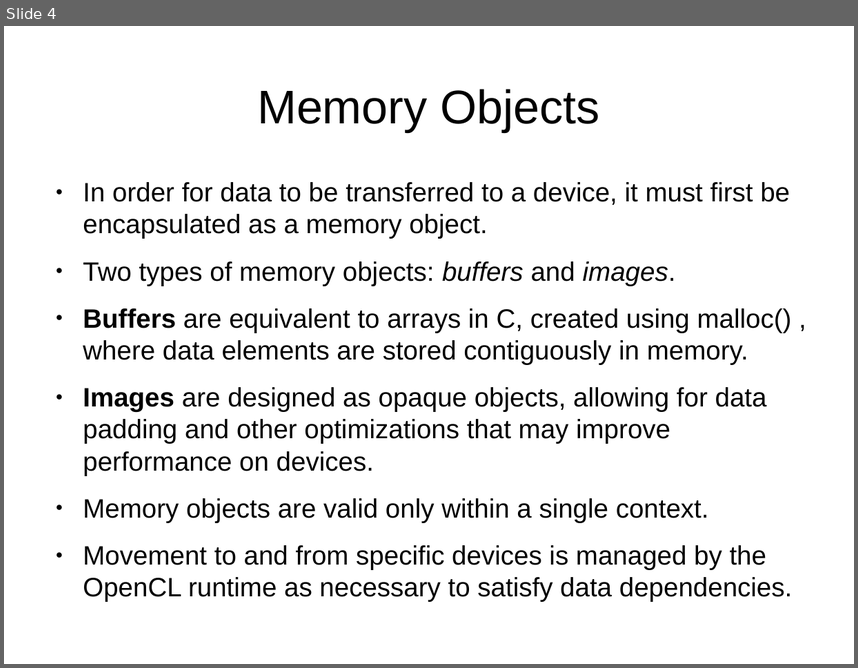
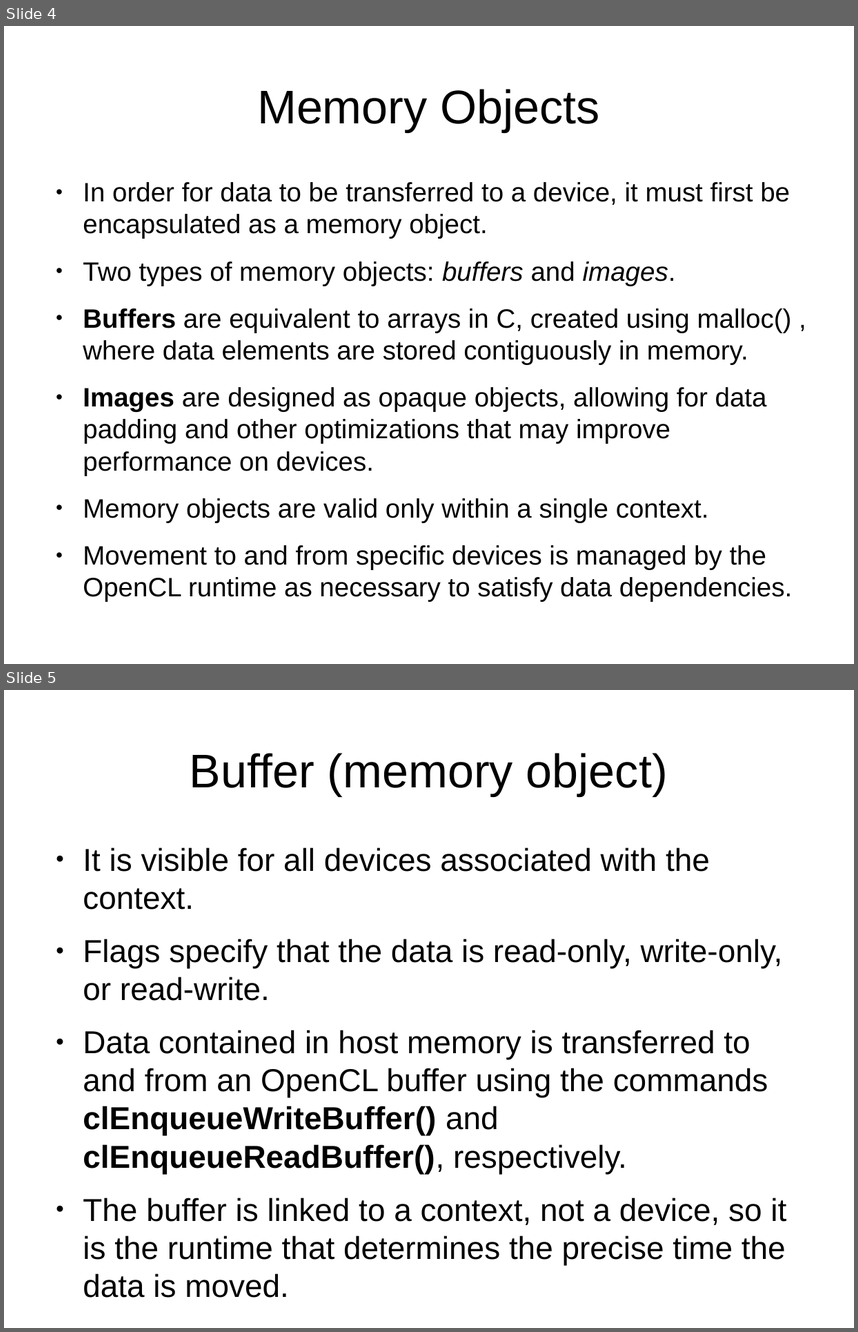
Before and after one commit to liprin1129/OpenCL-Study, a slide deck: Personal Study/Note.odp. Shown one above the other, each under a label of ours: slide 4 before the commit, slides 4 and 5 after it. The pictures are 858x668 and 858x1332 pixels, drawn with LibreOffice and Linux fonts; fonts in the diff are those of the drawing. Boxes give left, top, right and bottom in pixels: in the first picture for what was removed or moved away, otherwise in the second. Text is boxed around its words. In the diff, an @@ line names an element or a change of style, - is before the commit and + after.

```diff
--- a/Personal Study/Note.odp
+++ b/Personal Study/Note.odp
@@ slide 5 added at (4, 690, 854, 1328), background #FFFFFF @@
@@ title added at (190, 753, 668, 796), 44 pt, text #000000 @@
+Buffer (memory object)
@@ text added at (83, 847, 786, 1297), 29.6 pt, text #000000 @@
+● It is visible for all devices associated with the context.
+● Flags specify that the data is read-only, write-only, or read-write.
+● Data contained in host memory is transferred to and from an OpenCL buffer using the commands clEnqueueWriteBuffer() and clEnqueueReadBuffer(), respectively.
+● The buffer is linked to a context, not a device, so it is the runtime that determines the precise time the data is moved.
```
Also in this commit, not shown: 3 other slides added, 1 slide removed, 3 other files.
